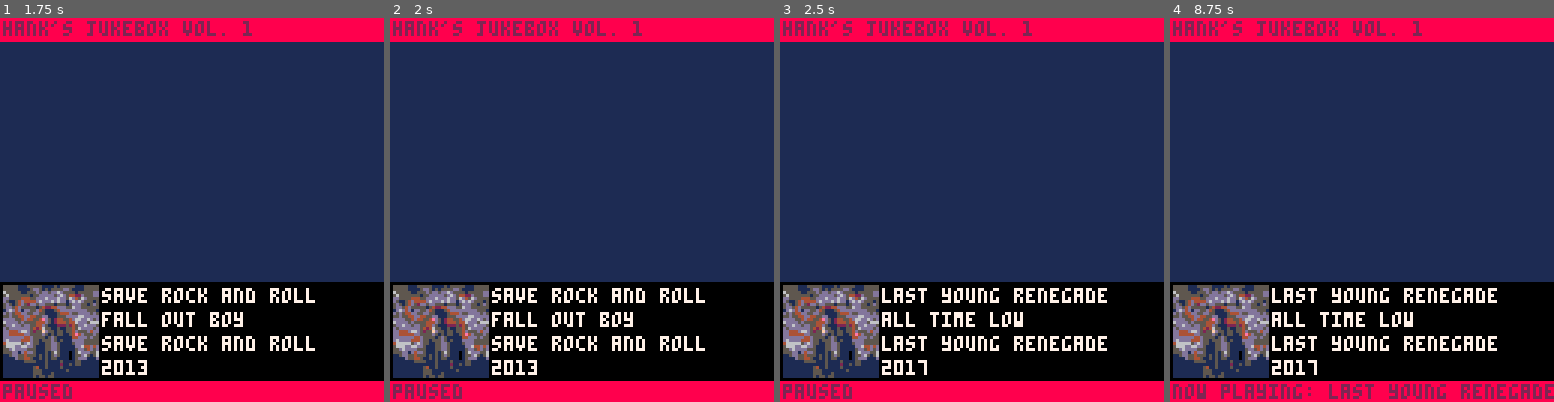
Above: before the commit, frames 1-4 (left to right).
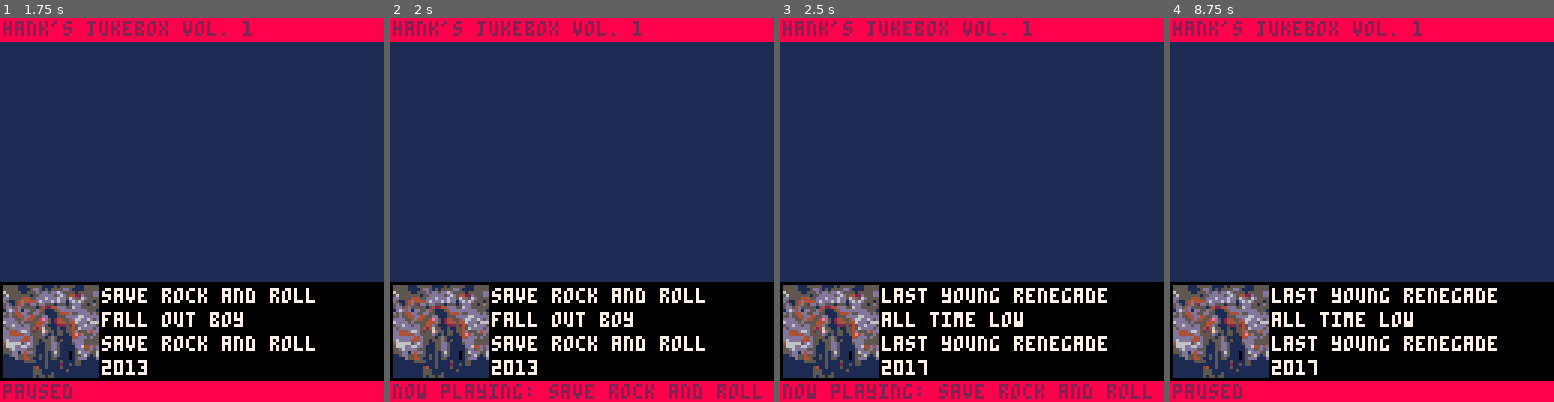
Above: after the commit, the same moments.

Repository: HankDeTank05/carts
Game: PICO-8 cartridge music/jukebox.p8
The game is run twice, just before and just after one commit, with the same random seed, the same clock (stepped at 60 frames per second) and the same inputs.
Inputs:
- Up to frame 1 (1.75 s): tap X (X key) at 0.33, 1.07 s; hold Right from 1.6 s (still down)
- Up to frame 2 (2 s): keep holding Right; tap X (X key) at 1.85 s
- Up to frame 3 (2.5 s): release Right at 2.1 s; hold Right from 2.47 s (still down)
- Up to frame 4 (8.75 s): tap X (X key) every 1.12 s from 2.97 to 8.55 s; release Right at 3.03 s; hold Left 3.08-3.58 s; hold Right 4.02-4.68 s; hold Left 5.08-5.68 s; hold Right 6.08-6.58 s; hold Right 6.63-7.13 s; hold Right 7.5-8.07 s; hold Left 8.12-8.62 s

Frame 1 is identical in both runs. In frame 2, 1.4% of the frame differs, in the area x 1-97%, y 95-100%; in frame 3, 1.4%; in frame 4, 1.5%, in the area x 1-100%, y 95-100%.

Commit message:
Update jukebox.p8
almost finished save rock and roll

Diff:
--- a/music/jukebox.p8
+++ b/music/jukebox.p8
@@ -66,7 +66,7 @@
 			music(-1)
 			playing=false
 
-		elseif cur==1 then
+		elseif cur<=#patterns then
 			music(patterns[cur])
 			playing=true
 			now_playing=songs[cur]
@@ -150,19 +152,22 @@
 18:lyr
 19:lyr
 20:lyr
+
 21:srr
-22
-23
-24
-25
-26
+22:srr
+23:srr
+24:srr
+25:srr
+26:srr
+
 27
-28
-29
-30
-31
-32
-33
+
+28:srr
+29:srr
+30:srr
+31:srr
+32:srr
+33:srr
 34
 35
 36
Not shown, changed: the music (__music__) section of music/jukebox.p8
Not shown, changed: the sound effects (__sfx__) section of music/jukebox.p8
